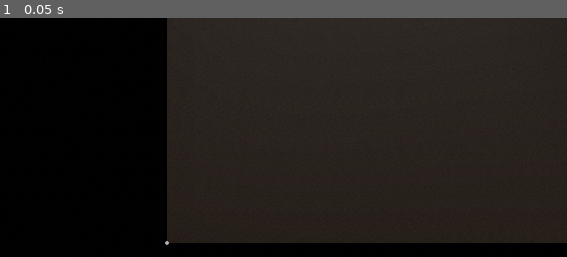
Above: before the commit, frame 1.
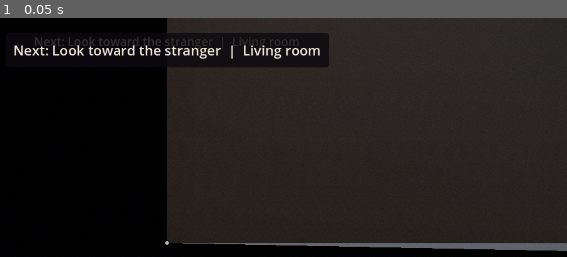
Above: after the commit, the same moment.

Repository: gabeekleiber-oss/Moon-Game
Game: Godot game, scene res://scenes/main/main.tscn
The game is run twice, just before and just after one commit, with the same random seed, the same clock (stepped at 60 frames per second) and the same inputs.
Inputs:
- Up to frame 1 (0.05 s): no input

The runs differ from the first frame. In frame 1, 5.1% of the frame differs, in the area x 2-100%, y 6-98%.

Commit message:
[P-S-03-1] build

Diff:
--- /dev/null
+++ b/scenes/acts/act01_wisconsin/act01_story.gd
@@ -0,0 +1,218 @@
+extends Node3D
+## Playable Act 1 story route. Interactions are physical [E] targets, never an automatic beat timer.
+## Text is descriptive guidance, not purported verbatim dialogue from the manuscript.
+const InteractableScript = preload("res://scenes/interaction/interactable.gd")
+const CarryPropsScript = preload("res://scenes/player/props/carry_props.gd")
+
+var act: Node3D
+var props: Dictionary = {}
+var prompts: Dictionary = {}
+var story_text := {
+	"intruder": "The television holds the family still. A barefoot stranger in a damp bathrobe bursts in.",
+	"finger": "His finger presses against your lips. The room seems to draw closer.",
+	"letter": "The damp letter bears a verse about Joshua Primo, the Gronfiser, and thirteen years.",
+	"shoo": "You kick the intruder out. Beyond the door, the sun burns in the middle of the night.",
+	"kitchen_items": "You set the yam and grime fighter solution on the kitchen floor.",
+	"broom": "Take the broom from the hall closet.",
+	"tv_hit_1": "The broom handle strikes the television. The song cuts off. The screen goes black.",
+	"tv_hit_2": "The second blow topples the twenty-seven-inch television.",
+	"quit_call": "You call your boss, quit, and put the telephone down.",
+	"phone_throw": "The telephone splashes into Mary Sue's fish tank.",
+	"tank_throw": "You throw the fish tank too.",
+	"family_loaded": "Frank, Elsa Ray, and Mary Sue squeeze into the Taurus. The letter sits in the passenger seat."
+}
+
+func _ready() -> void:
+	act = get_parent() as Node3D
+	# Separate targets keep all story actions spatially discoverable.
+	_add("intruder", "Look toward the stranger", Vector3(2.5, 1.2, 1.0), Vector3(0.6, 1.8, 0.4), Color(0.43, 0.35, 0.34))
+	_add("finger", "Face the stranger", Vector3(2.5, 1.5, 1.0), Vector3(0.22, 0.20, 0.22), Color(0.65, 0.48, 0.41))
+	_add("letter", "Read the damp letter", Vector3(2.1, 0.9, 2.4), Vector3(0.32, 0.04, 0.24), Color(0.76, 0.69, 0.52))
+	_add("shoo", "Kick the stranger out", Vector3(7.2, 1.1, 1.2), Vector3(0.7, 1.4, 0.5), Color(0.39, 0.29, 0.25))
+	_add("kitchen_items", "Set down the yam and cleaner", Vector3(2.7, 0.7, 7.2), Vector3(0.7, 0.25, 0.4), Color(0.58, 0.34, 0.17))
+	_add("tv_hit_1", "Strike the television with the broom", Vector3(3.0, 1.2, 0.6), Vector3(1.1, 0.85, 0.5), Color(0.13, 0.17, 0.22))
+	_add("tv_hit_2", "Strike the television again", Vector3(3.0, 1.2, 0.6), Vector3(1.1, 0.85, 0.5), Color(0.13, 0.17, 0.22))
+	_add("quit_call", "Call your boss and quit", Vector3(4.8, 0.95, 6.5), Vector3(0.38, 0.22, 0.25), Color(0.25, 0.24, 0.22))
+	_add("phone_throw", "Throw the telephone into the tank", Vector3(13.8, 1.1, 1.6), Vector3(0.8, 0.65, 0.5), Color(0.25, 0.44, 0.47))
+	_add("tank_throw", "Throw the fish tank", Vector3(13.8, 1.1, 1.6), Vector3(0.8, 0.65, 0.5), Color(0.25, 0.44, 0.47))
+	_add("family_loaded", "Help the family into the Taurus", Vector3(7.6, 0.9, -4.5), Vector3(2.2, 1.0, 4.0), Color(0.25, 0.27, 0.30))
+	_add("stairs", "Go upstairs to Mary Sue's room", Vector3(8.2, 1.1, 2.5), Vector3(0.7, 1.5, 0.3), Color(0.36, 0.28, 0.23))
+	_add("downstairs", "Return downstairs", Vector3(13.0, 1.1, 3.1), Vector3(0.7, 1.5, 0.3), Color(0.36, 0.28, 0.23))
+	_add("outside", "Go out to the driveway", Vector3(7.5, 1.1, 0.6), Vector3(0.8, 1.5, 0.3), Color(0.36, 0.30, 0.27))
+	_add("inside", "Return to the house", Vector3(7.2, 1.0, -1.7), Vector3(0.8, 1.5, 0.3), Color(0.36, 0.30, 0.27))
+	_build_driveway()
+	_build_wrong_sun()
+	_build_tv_light()
+	_build_story_label()
+	Events.beat_completed.connect(_on_beat)
+	call_deferred("_refresh")
+
+func _add(id: String, prompt_text: String, at: Vector3, size: Vector3, color: Color) -> void:
+	var item: Interactable = InteractableScript.new()
+	item.name = "Story_" + id
+	item.position = at
+	item.prompt = prompt_text
+	item.range = 3.4
+	var mesh := MeshInstance3D.new()
+	var box := BoxMesh.new()
+	box.size = size
+	mesh.mesh = box
+	var mat := StandardMaterial3D.new()
+	mat.albedo_color = color
+	mat.roughness = 0.8
+	mesh.material_override = mat
+	item.add_child(mesh)
+	var shape := CollisionShape3D.new()
+	var collider := BoxShape3D.new()
+	collider.size = size
+	shape.shape = collider
+	item.add_child(shape)
+	add_child(item)
+	props[id] = item
+	item.used.connect(func(player: Node3D) -> void: _interact(id, player))
+
+func _build_driveway() -> void:
+	var ground := StaticBody3D.new()
+	ground.name = "DrivewayGround"
+	ground.position = Vector3(7.0, -0.16, -5.0)
+	var shape := CollisionShape3D.new()
+	var box := BoxShape3D.new()
+	box.size = Vector3(13, 0.3, 12)
+	shape.shape = box
+	ground.add_child(shape)
+	var visual := MeshInstance3D.new()
+	var ground_mesh := BoxMesh.new()
+	ground_mesh.size = box.size
+	visual.mesh = ground_mesh
+	var material := StandardMaterial3D.new()
+	material.albedo_color = Color(0.36, 0.38, 0.41)
+	visual.material_override = material
+	ground.add_child(visual)
+	add_child(ground)
+
+## The sun is inexplicably visible over the snow despite the winter-night setting.
+func _build_wrong_sun() -> void:
+	var orb := MeshInstance3D.new()
+	orb.name = "SunAtNight"
+	var sphere := SphereMesh.new()
+	sphere.radius = 1.35
+	sphere.height = 2.7
+	orb.mesh = sphere
+	orb.position = Vector3(10.0, 7.0, -22.0)
+	var glow := StandardMaterial3D.new()
+	glow.albedo_color = Color(0.98, 0.64, 0.27)
+	glow.shading_mode = BaseMaterial3D.SHADING_MODE_UNSHADED
+	orb.material_override = glow
+	add_child(orb)
+	var light := OmniLight3D.new()
+	light.name = "ImpossibleSunlight"
+	light.position = Vector3(8.0, 4.5, -8.0)
+	light.light_color = Color(1.0, 0.64, 0.30)
+	light.light_energy = 0.55
+	light.omni_range = 16.0
+	add_child(light)
+
+func _build_tv_light() -> void:
+	var tv := OmniLight3D.new()
+	tv.name = "TelevisionGlow"
+	tv.position = Vector3(3.0, 1.6, 1.1)
+	tv.light_color = Color(0.46, 0.63, 0.89)
+	tv.light_energy = 0.85
+	tv.omni_range = 5.0
+	add_child(tv)
+func _build_story_label() -> void:
+	var ui := CanvasLayer.new()
+	ui.name = "Act01Guidance"
+	ui.layer = 6
+	add_child(ui)
+	var label := Label.new()
+	label.name = "Guidance"
+	label.set_anchors_preset(Control.PRESET_TOP_WIDE)
+	label.offset_top = 24
+	label.offset_bottom = 80
+	label.horizontal_alignment = HORIZONTAL_ALIGNMENT_CENTER
+	label.add_theme_font_size_override("font_size", 19)
+	label.add_theme_color_override("font_color", Color(0.88, 0.84, 0.72))
+	label.add_theme_color_override("font_outline_color", Color(0.08, 0.07, 0.07))
+	label.add_theme_constant_override("outline_size", 5)
+	label.mouse_filter = Control.MOUSE_FILTER_IGNORE
+	ui.add_child(label)
+
+func _notice(message: String) -> void:
+	var label := get_node_or_null("Act01Guidance/Guidance") as Label
+	if label != null:
+		label.text = message
+	Events.show_message.emit(message)
+
+func _interact(id: String, player: Node3D) -> void:
+	if id == "outside":
+		player.global_position = Vector3(7.5, 0.35, -2.6)
+		_notice("Snow lies across the driveway. The Taurus is waiting.")
+		return
+	if id == "inside":
+		player.global_position = Vector3(7.5, 0.35, 1.5)
+		return
+	if id == "family_loaded" and act.beats.all_done():
+		Acts.go_to_next()
+		return
+	if id == "stairs":
+		player.global_position = Vector3(13.0, 0.35, 2.8)
+		_notice("Mary Sue's room. The fish tank is beside the bed.")
+		return
+	if id == "downstairs":
+		player.global_position = Vector3(8.0, 0.35, 2.4)
+		_notice("The television's faint song still hangs in the house.")
+		return
+	if act.beats.current() != id:
+		return
+	if id in ["tv_hit_1", "tv_hit_2"]:
+		var controller := player.get_node_or_null("Head/Camera3D/CarryController") as CarryController
+		if controller == null or not is_instance_valid(controller.held_item) or controller.held_item.name != "Broom":
+			_notice("You need the broom handle.")
+			return
+	if act.beat(id):
+		_notice(story_text.get(id, ""))
+		if id == "tv_hit_1":
+			var tv_light := get_node_or_null("TelevisionGlow") as OmniLight3D
+			if tv_light != null:
+				tv_light.light_energy = 0.0
+			(props["tv_hit_1"] as Node3D).visible = false
+		if id == "tv_hit_2":
+			(props["tv_hit_2"] as Node3D).rotation_degrees.z = 75.0
+
+func _on_beat(act_id: int, _beat: String) -> void:
+	if act_id == 1:
+		_refresh()
+
+func _refresh() -> void:
+	var next: String = act.beats.current()
+	for id in props:
+		var item: Interactable = props[id]
+		if id in ["stairs", "downstairs", "outside", "inside"]:
+			item.enabled = (next in ["phone_throw", "tank_throw"]) if id in ["stairs", "downstairs"] else (next == "family_loaded" or next == "")
+		elif id == "finger":
+			item.enabled = next == "finger"
+		else:
+			item.enabled = next == id or (next == "" and id == "family_loaded")
+		item.collision_layer = InteractableScript.INTERACT_LAYER if item.enabled else 0
+	if next == "broom":
+		_notice("The broom is in the hall closet. Press E to take it.")
+	elif next == "family_loaded":
+		_notice("The Taurus waits in the snowy driveway. Bring the family to the car.")
+	elif next == "":
+		_notice("The headlights come on by themselves. Press E at the Taurus to begin the road south.")
+	else:
+		_notice("Next: " + str((props[next] as Interactable).prompt) + "  |  " + _where(next) if props.has(next) else "Continue exploring.")
+## Directions use the canonical Wisconsin floor-plan grid, not a minimap or quest marker.
+func _where(id: String) -> String:
+	if id in ["intruder", "finger", "letter", "tv_hit_1", "tv_hit_2"]:
+		return "Living room"
+	if id in ["kitchen_items", "quit_call"]:
+		return "Kitchen, beyond the living room"
+	if id == "shoo":
+		return "Front entry, east of the living room"
+	if id in ["phone_throw", "tank_throw"]:
+		return "Entry stairway, then Mary Sue's room"
+	if id == "family_loaded":
+		return "Front entry, then driveway"
+	return "Explore the house"
--- a/scenes/acts/act01_wisconsin/act01_wisconsin.tscn
+++ b/scenes/acts/act01_wisconsin/act01_wisconsin.tscn
@@ -1,9 +1,11 @@
-[gd_scene load_steps=4 format=3]
+[gd_scene load_steps=5 format=3]
 
 [ext_resource type="Script" path="res://scenes/acts/act_stub.gd" id="1"]
 [ext_resource type="Script" path="res://scenes/lighting/mood_environment.gd" id="2"]
 
 [ext_resource type="Script" path="res://scenes/acts/act_carry_props.gd" id="3"]
+
+[ext_resource type="Script" path="res://scenes/acts/act01_wisconsin/act01_story.gd" id="4"]
 
 [node name="Act01" type="Node3D"]
 script = ExtResource("1")
@@ -22,3 +24,6 @@
 [node name="StoryCarryProps" type="Node3D" parent="."]
 script = ExtResource("3")
 story_act = 1
+
+[node name="Act01Story" type="Node3D" parent="."]
+script = ExtResource("4")
--- a/scenes/acts/act_stub.gd
+++ b/scenes/acts/act_stub.gd
@@ -90,7 +90,10 @@
 		var footprint: Variant = data.get("footprint", null)
 		if not footprint is Array:
 			continue
-		builder.build_room(data, room_state)
+		var room := builder.build_room(data, room_state)
+		# The Wisconsin bedroom footprint is room-local; place it beyond the entry to avoid overlapping the living room.
+		if act_id == 1 and room_id == "wi_marysue_room":
+			room.position.x = 12.0
 		count += 1
 	if count == 0:
 		builder.queue_free()
--- /dev/null
+++ b/tests/test_act01_playthrough.gd
@@ -0,0 +1,41 @@
+extends Node
+var failures := 0
+func check(ok: bool, label: String) -> void:
+	print(("PASS " if ok else "FAIL ") + label)
+	if not ok:
+		failures += 1
+
+func _ready() -> void:
+	var act: Node3D = (load("res://scenes/acts/act01_wisconsin/act01_wisconsin.tscn") as PackedScene).instantiate()
+	add_child(act)
+	await get_tree().process_frame
+	var story: Node3D = act.get_node("Act01Story")
+	var player: Node3D = act.get_node("Player")
+	var bedroom: Node3D = act.get_node("RoomBuilder/wi_marysue_room") as Node3D
+	check(bedroom.position.x == 12.0, "Mary Sue bedroom does not overlap living room")
+	check(act.beats.count() == 12, "all twelve canonical Act 1 beats registered")
+	check(story.get_node("Story_intruder").enabled, "intruder interaction available on start")
+	check(not story.get_node("Story_tv_hit_1").enabled, "television cannot be struck before broom")
+	for id in ["intruder", "finger", "letter", "shoo", "kitchen_items"]:
+		story.call("_interact", id, player)
+		check(act.beats.is_done(id), "story interaction completes " + id)
+	check(not act.beats.is_done("broom"), "broom must be physically picked up")
+	story.call("_interact", "stairs", player)
+	check(player.global_position.x > 12.0, "stair portal reaches Mary Sue's bedroom")
+	story.call("_interact", "downstairs", player)
+	check(player.global_position.x < 9.0, "return portal reaches the entry hall")
+	var broom: Carryable = act.get_node("StoryCarryProps/Broom") as Carryable
+	broom.use(player)
+	check(broom.held and act.beats.is_done("broom"), "real carry pickup completes broom beat")
+	story.call("_interact", "tv_hit_1", player)
+	story.call("_interact", "tv_hit_2", player)
+	check(act.beats.is_done("tv_hit_2"), "two separate TV blows complete in order")
+	for id in ["quit_call", "phone_throw", "tank_throw", "family_loaded"]:
+		story.call("_interact", id, player)
+		check(act.beats.is_done(id), "story interaction completes " + id)
+	check(act.beats.all_done() and Acts.is_unlocked(2), "Act 1 finishes and unlocks Act 2")
+	check(story.get_node("Story_family_loaded").enabled, "Taurus remains interactable for departure")
+	var controller: CarryController = player.get_node("Head/Camera3D/CarryController") as CarryController
+	controller.drop_item()
+	print("RESULT: ALL PASS" if failures == 0 else "RESULT: %d FAILED" % failures)
+	get_tree().quit(failures)
--- /dev/null
+++ b/tests/test_act01_playthrough.tscn
@@ -0,0 +1,4 @@
+[gd_scene load_steps=2 format=3]
+[ext_resource type="Script" path="res://tests/test_act01_playthrough.gd" id="1"]
+[node name="TestAct01Playthrough" type="Node"]
+script = ExtResource("1")
Not shown, added: scenes/acts/act01_wisconsin/act01_story.gd.uid
Not shown, added: tests/test_act01_playthrough.gd.uid
Not shown, added: docs/state/ACT01_PLAYABLE_CHECKPOINT.md
